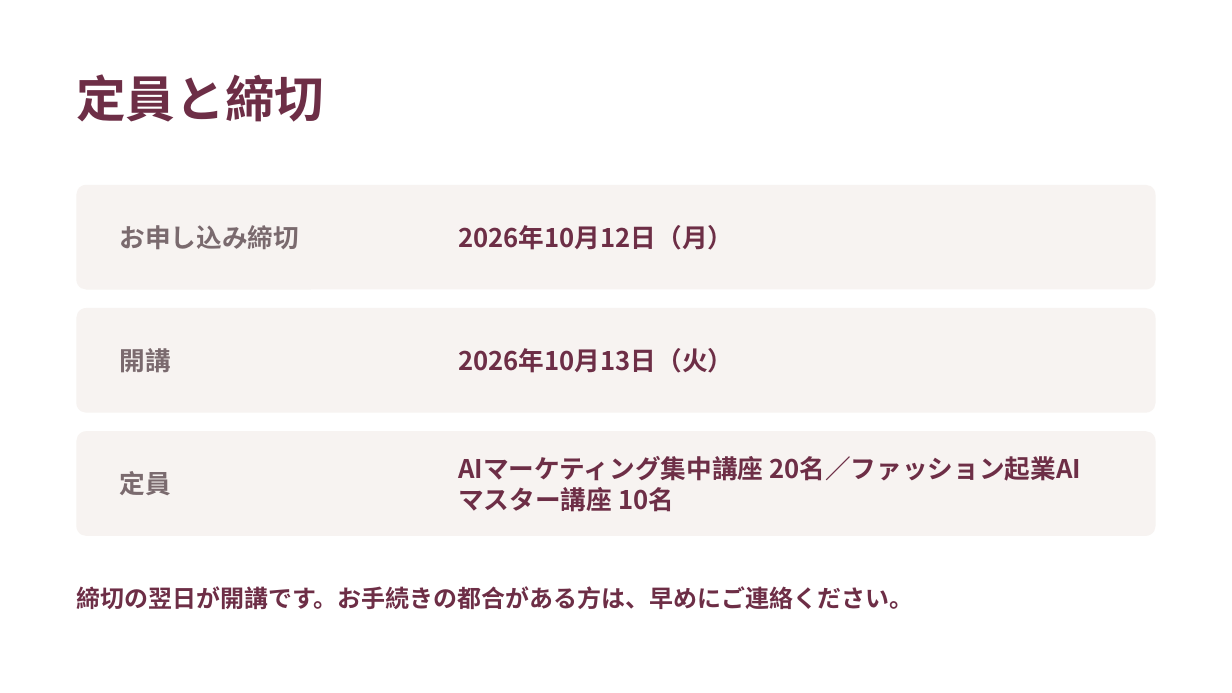
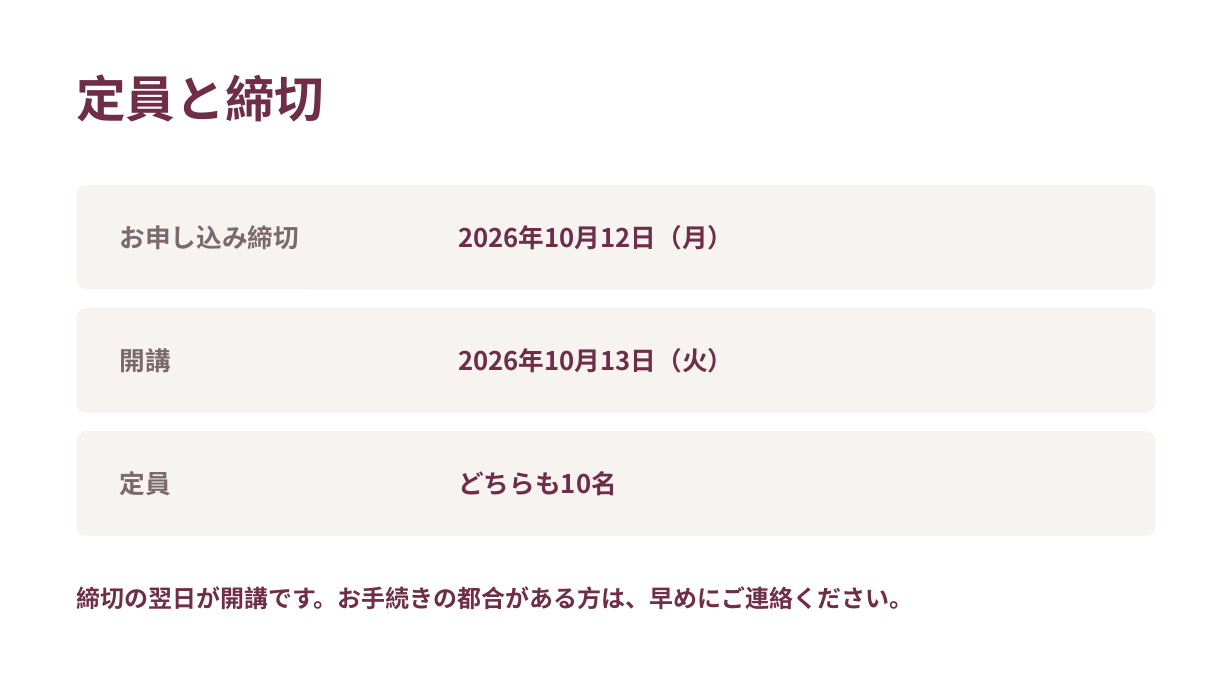
Before and after one commit to fashio17/potential-lamp, a slide deck: slide 24 of 運用/スライド/説明会_20260916.pptx. Drawn at 1232x693 pixels with LibreOffice and Linux fonts; fonts in the diff are those of the drawing. Boxes give left, top, right and bottom in pixels: in the first picture for what was removed or moved away, otherwise in the second. Text is boxed around its words. In the diff, an @@ line names an element or a change of style, - is before the commit and + after.

```diff
--- a/運用/スライド/説明会_20260916.pptx
+++ b/運用/スライド/説明会_20260916.pptx
@@ text at <box>458,471,617,496</box>: text changed @@
-AIマーケティング集中講座 20名／ファッション起業AIマスター講座 10名
+どちらも10名
```
Also in this commit, not shown: 5 other slides changed, 3 other files.
